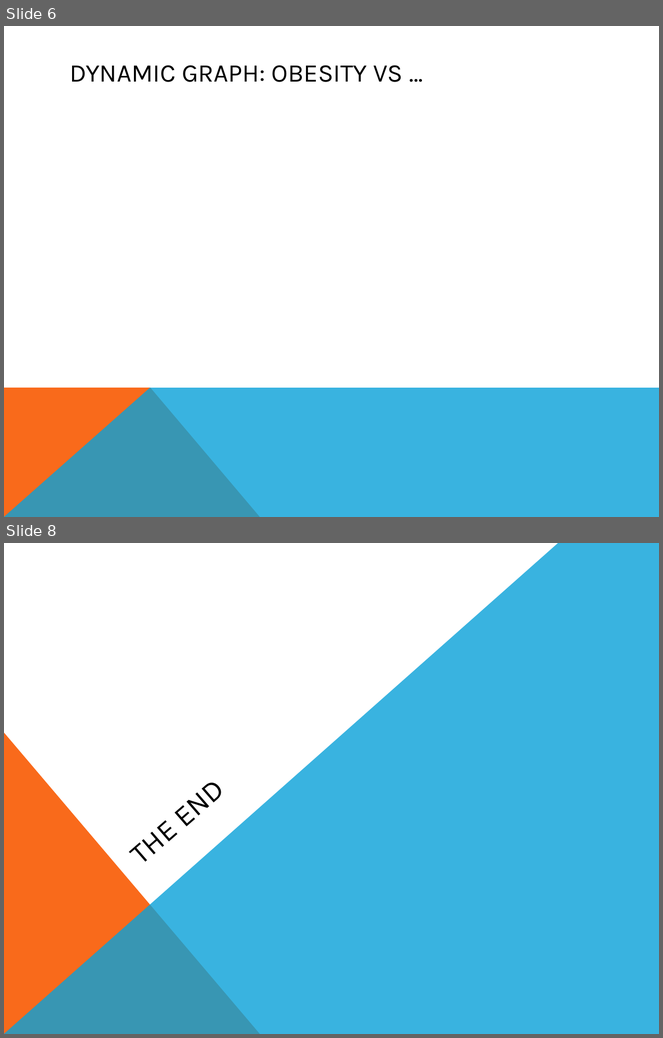
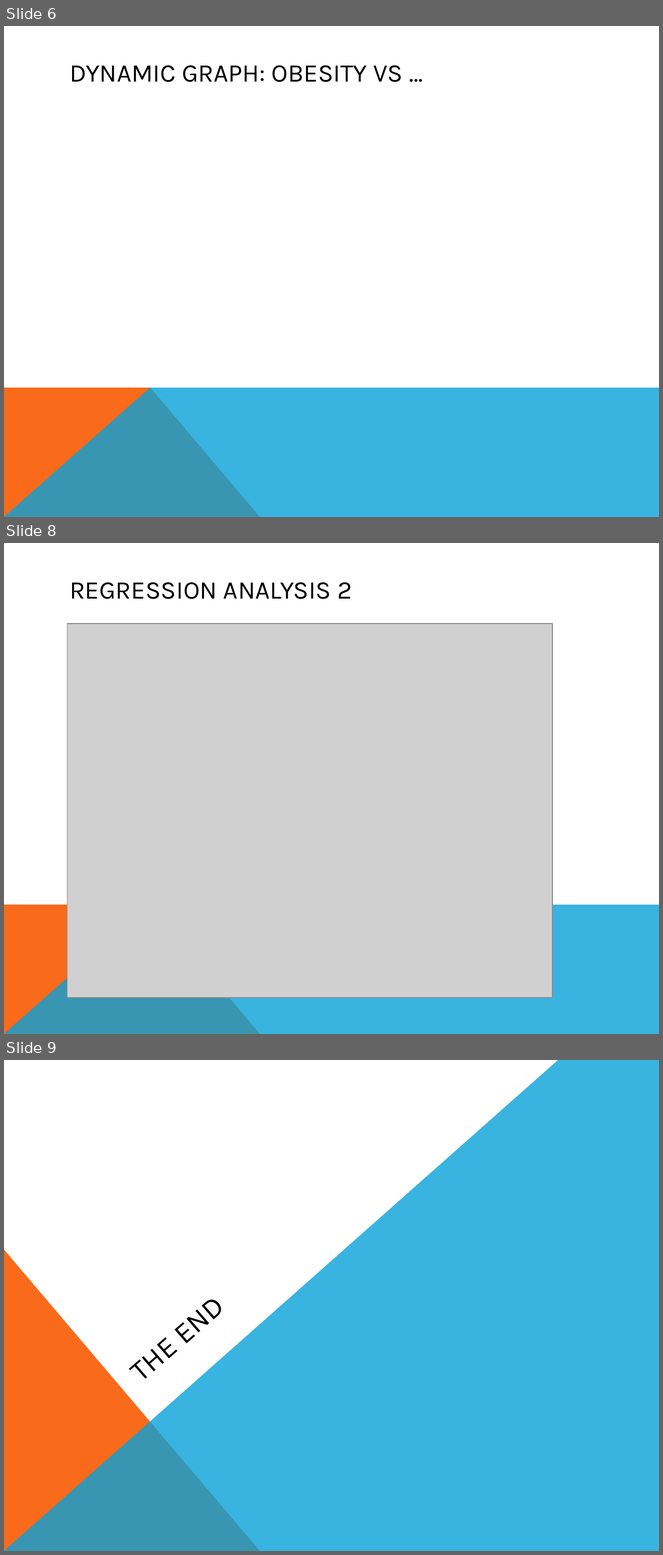
Before and after one commit to lkim016/Demo, a slide deck: Presentation1.pptx. Shown one above the other, each under a label of ours: slides 6 and 8 before the commit, slides 6, 8 and 9 after it; the slides between them are not shown. The pictures are 663x1038 and 663x1555 pixels, drawn with LibreOffice and Linux fonts; fonts in the diff are those of the drawing; grey boxes stand for pictures. Boxes give left, top, right and bottom in pixels: in the first picture for what was removed or moved away, otherwise in the second. Text is boxed around its words. In the diff, an @@ line names an element or a change of style, - is before the commit and + after.

```diff
--- a/Presentation1.pptx
+++ b/Presentation1.pptx
@@ slide 8 added at box(4, 543, 659, 1034), background #FFFFFF; not listed: 2 template elements that a slide beside it also shows @@
@@ title added at box(70, 582, 352, 599), 28 pt, text #000000 @@
+REGRESSION ANALYSIS 2
@@ picture added at box(67, 624, 553, 997) @@
@@ what was slide 8 is now slide 9 @@
```
Also in this commit, not shown: 2 slides changed.
